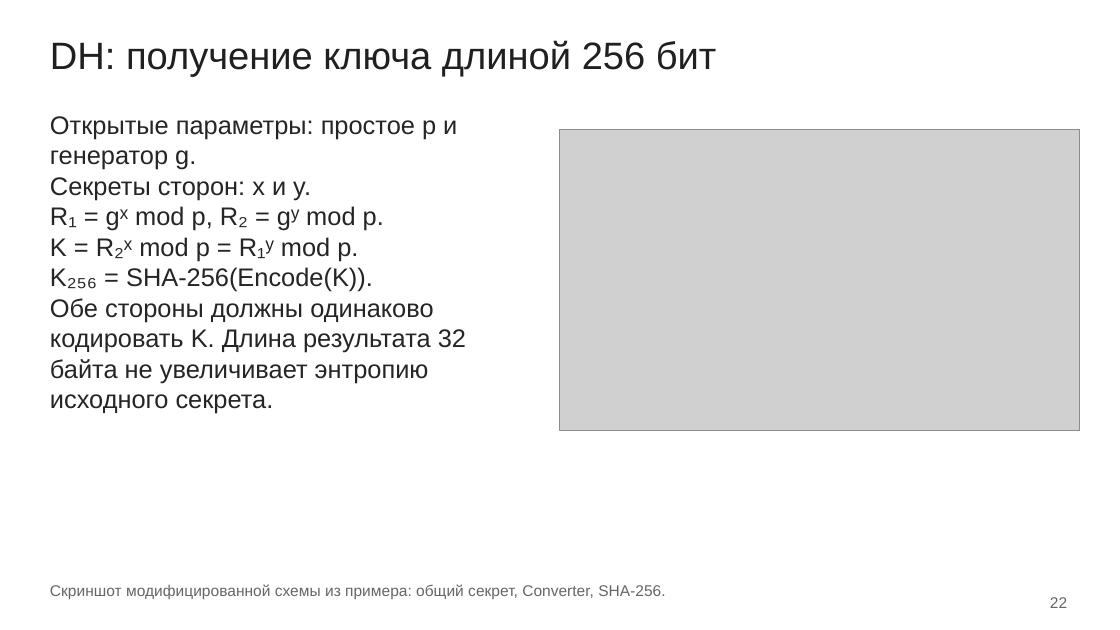
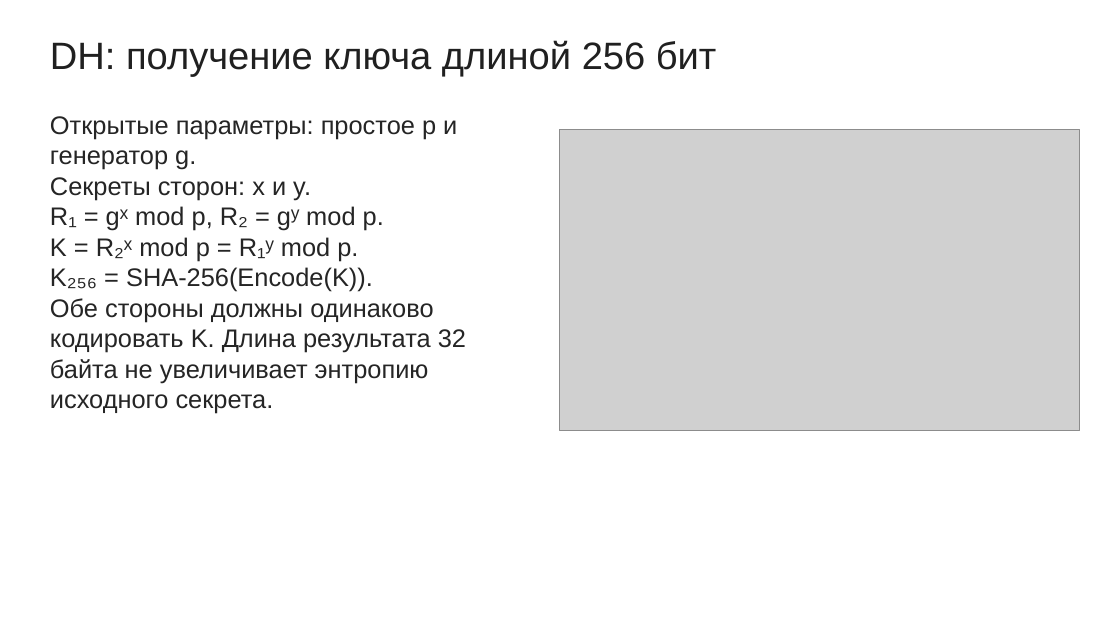
Before and after one commit to mikhailshceglov/sem7, a slide deck: slide 31 of crypto/lab4/Щеглов_3381_ЛР4.odp (slide 30 before the commit). Drawn at 1120x630 pixels with LibreOffice and Linux fonts; fonts in the diff are those of the drawing; grey boxes stand for pictures. Boxes give left, top, right and bottom in pixels: in the first picture for what was removed or moved away, otherwise in the second. Text is boxed around its words. In the diff, an @@ line names an element or a change of style, - is before the commit and + after.

```diff
--- a/crypto/lab4/Щеглов_3381_ЛР4.odp
+++ b/crypto/lab4/Щеглов_3381_ЛР4.odp
@@ text removed at (x1=50, y1=584, x2=665, y2=599) @@
-Скриншот модифицированной схемы из примера: общий секрет, Converter, SHA-256.
@@ text removed at (x1=1050, y1=597, x2=1067, y2=608) @@
-22
```
Also in this commit, not shown: 20 other slides changed, 3 slides added, 2 slides removed, 6 other files.
